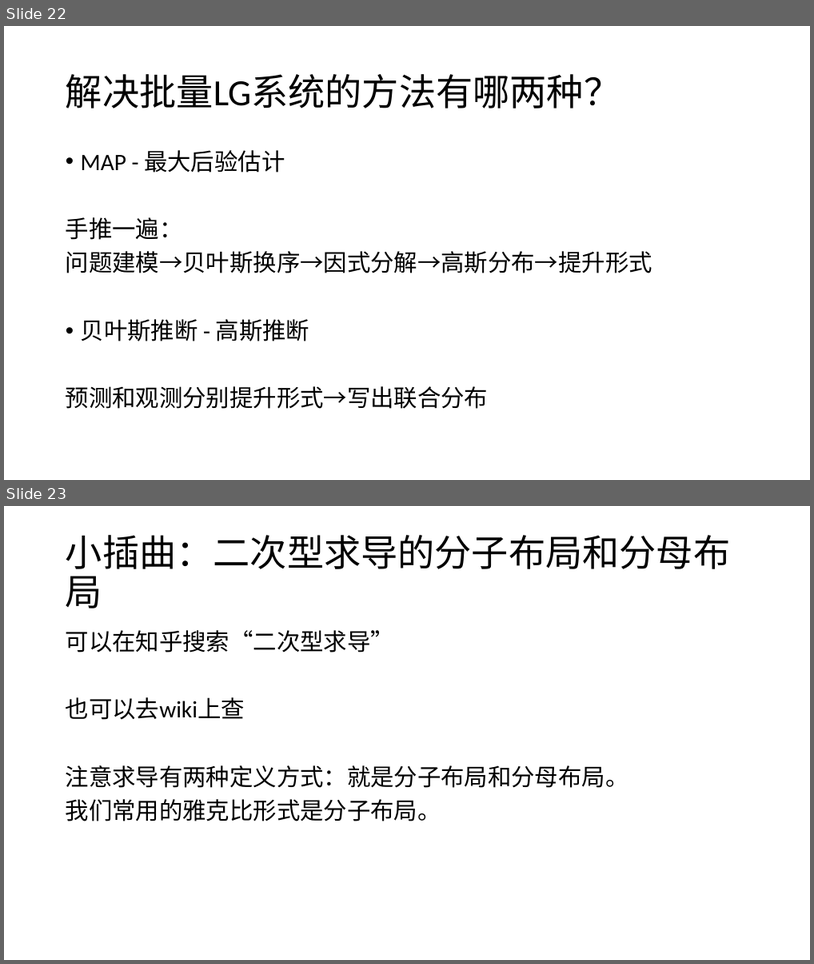
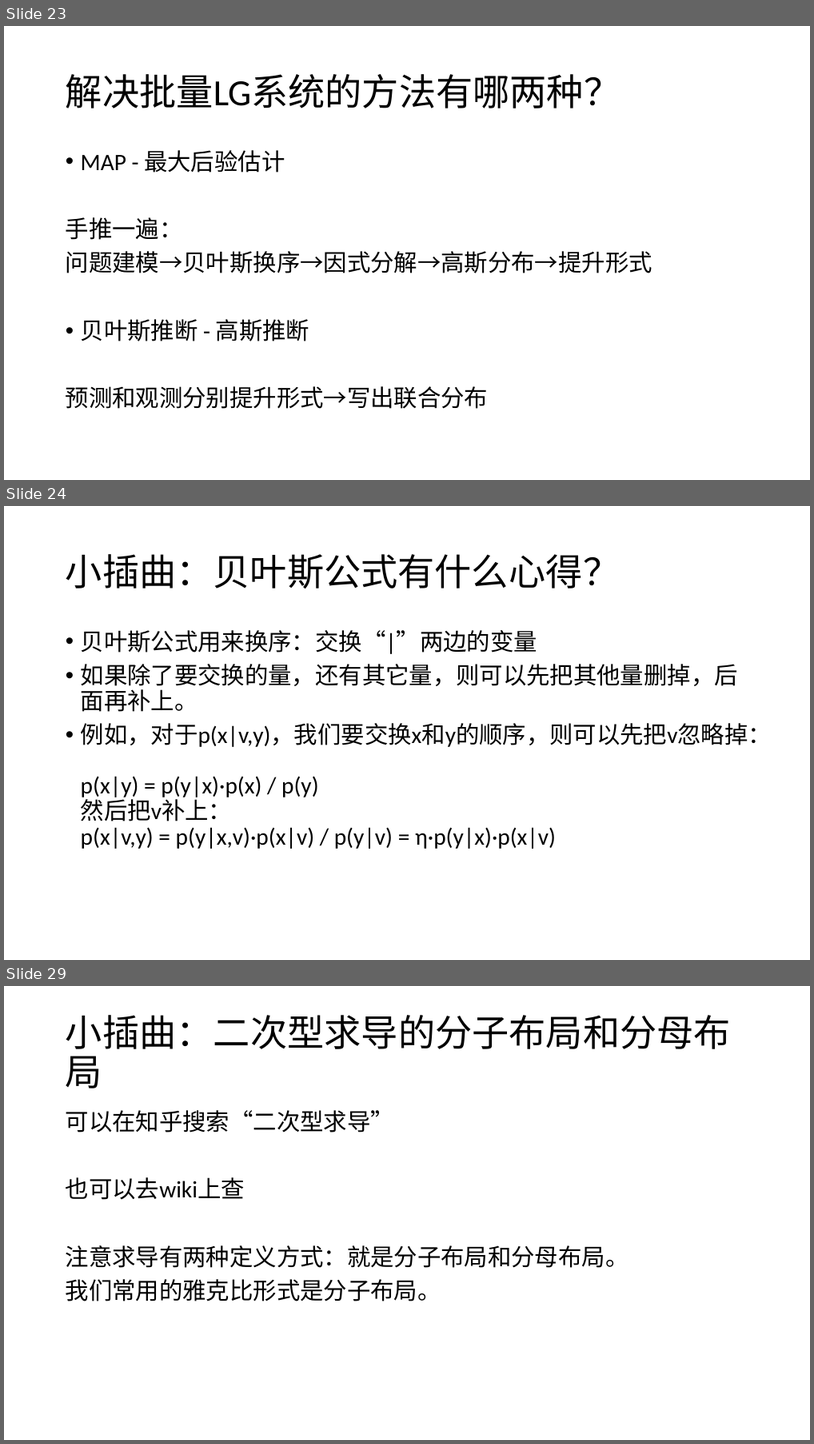
Before and after one commit to CR7dongfeng/State-Estimation, a slide deck: 问题检索清单.pptx. Shown one above the other, each under a label of ours: slides 22 and 23 before the commit, slides 23, 24 and 29 after it; the slides between them are not shown. The pictures are 814x964 and 814x1444 pixels, drawn with LibreOffice and Linux fonts; fonts in the diff are those of the drawing. Boxes give left, top, right and bottom in pixels: in the first picture for what was removed or moved away, otherwise in the second. Text is boxed around its words. In the diff, an @@ line names an element or a change of style, - is before the commit and + after.

```diff
--- a/问题检索清单.pptx
+++ b/问题检索清单.pptx
@@ slide 24 added at <box>4,506,810,960</box>, background #FFFFFF @@
@@ title added at <box>66,554,621,588</box>, 44 pt, text #000000 @@
+小插曲：贝叶斯公式有什么心得？
@@ text added at <box>81,630,772,848</box>, 28 pt, text #000000 @@
+• 贝叶斯公式用来换序：交换“|”两边的变量
+• 如果除了要交换的量，还有其它量，则可以先把其他量删掉，后面再补上。
+• 例如，对于p(x|v,y)，我们要交换x和y的顺序，则可以先把v忽略掉：
+  p(x|y) = p(y|x)·p(x) / p(y)
+  然后把v补上：
+  p(x|v,y) = p(y|x,v)·p(x|v) / p(y|v) = η·p(y|x)·p(x|v)
@@ what was slide 22 is now slide 23 @@
@@ what was slide 23 is now slide 29 @@
```
Also in this commit, not shown: 5 slides changed, 5 other slides added.
